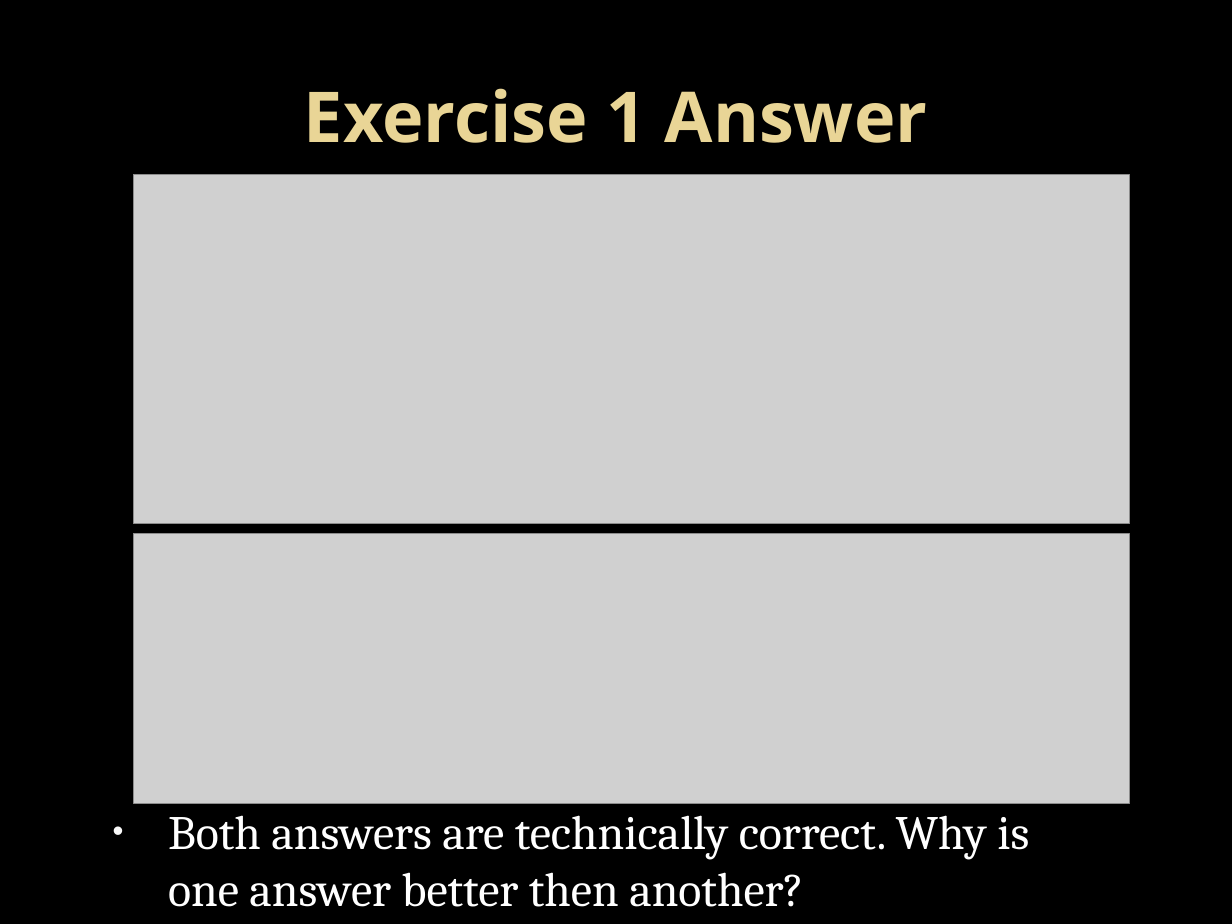
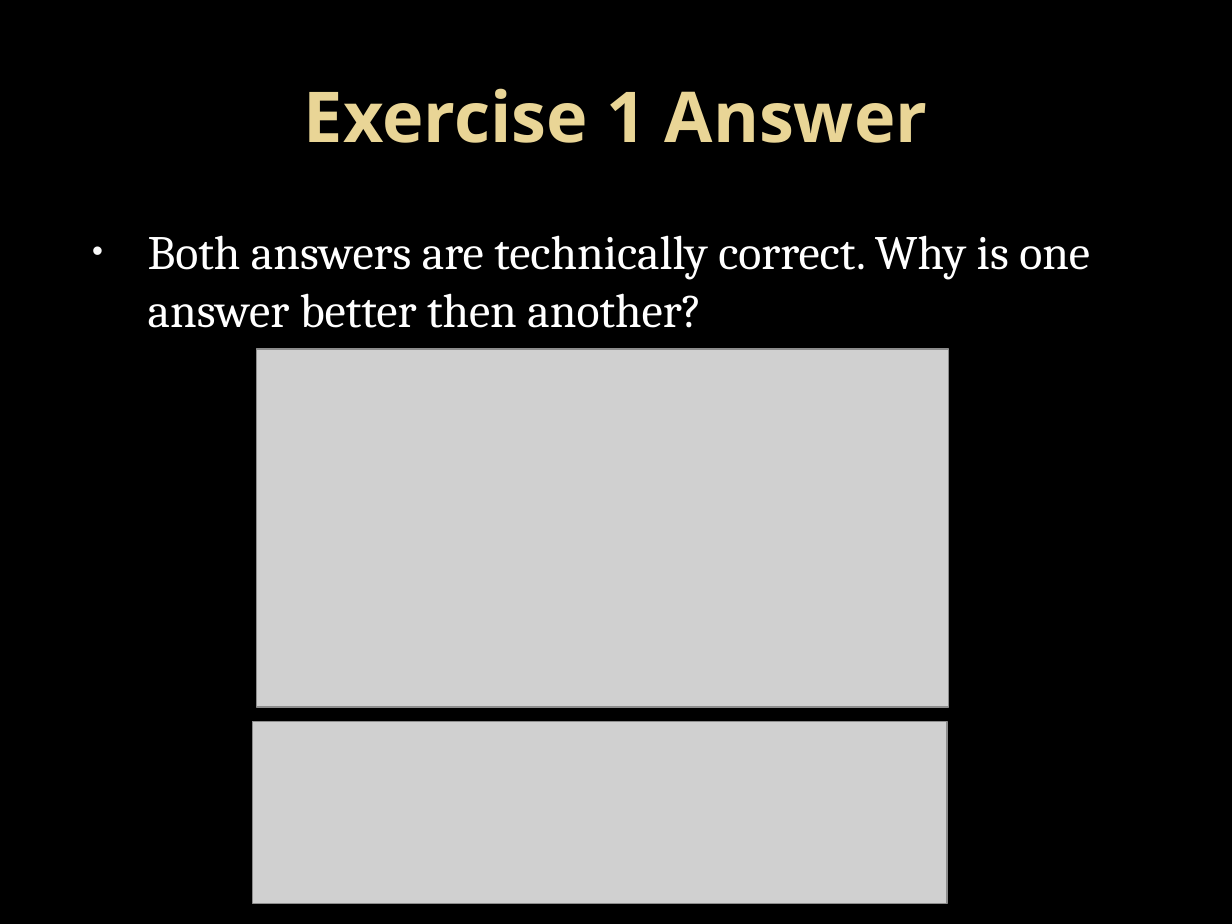
Before and after one commit to LukeKaim/python_training, a slide deck: slide 23 of introduction to python_1.pptx (slide 21 before the commit). Drawn at 1232x924 pixels with LibreOffice and Linux fonts; fonts in the diff are those of the drawing; grey boxes stand for pictures; background and template pictures are left out. Boxes give left, top, right and bottom in pixels: in the first picture for what was removed or moved away, otherwise in the second. Text is boxed around its words. In the diff, an @@ line names an element or a change of style, - is before the commit and + after.

```diff
--- a/introduction to python_1.pptx
+++ b/introduction to python_1.pptx
@@ picture removed at (133, 175, 1129, 524) @@
@@ text "Both answers are technically correct. ..." rewrapped from (168, 815, 1029, 907) to (148, 235, 1090, 328) @@
@@ picture added at (256, 349, 947, 707) @@
@@ picture removed at (133, 533, 1129, 803) @@
@@ picture added at (253, 721, 947, 903) @@
```
Also in this commit, not shown: 16 other slides changed, 5 slides added, 17 other files.
